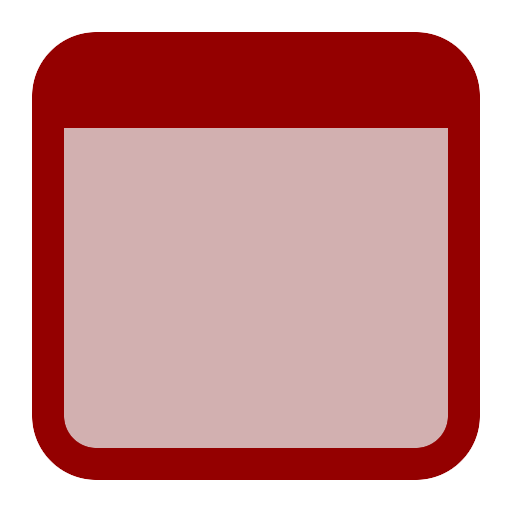
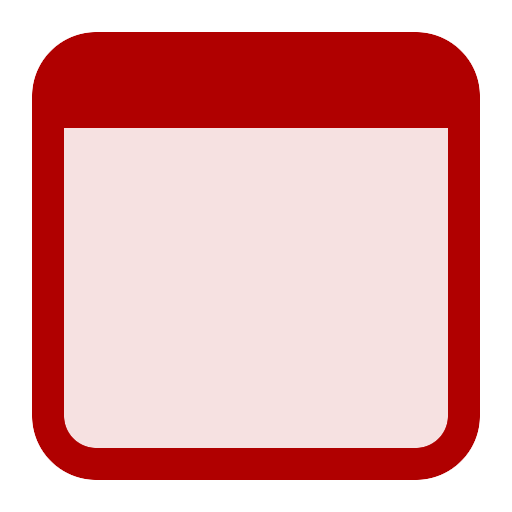
The second 512x512 image is a revision of the first. Changes to its layers:
painted on "Chrome" over [32, 32, 480, 480]
painted on "Contents" over [57, 121, 453, 453]
